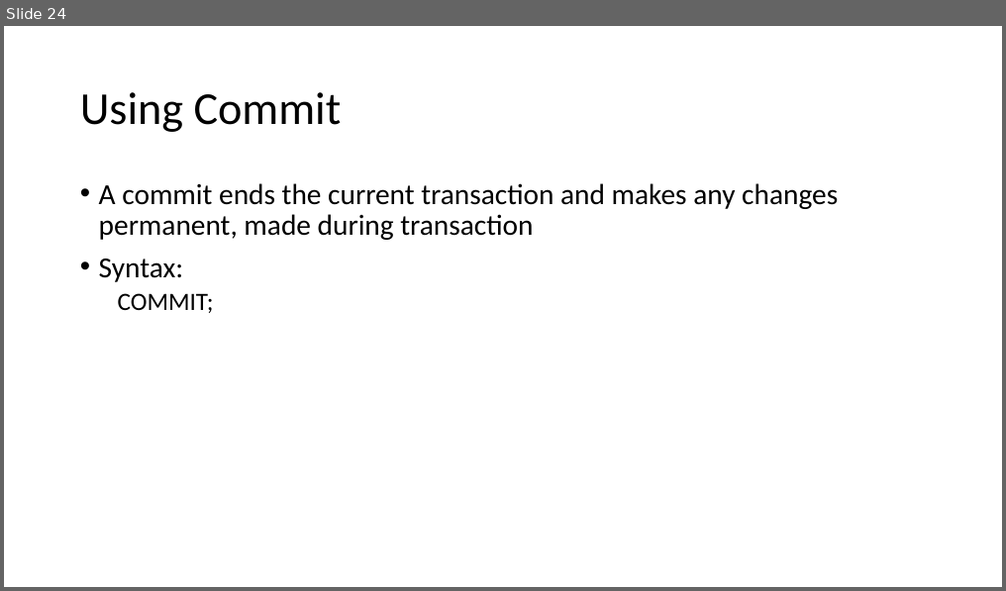
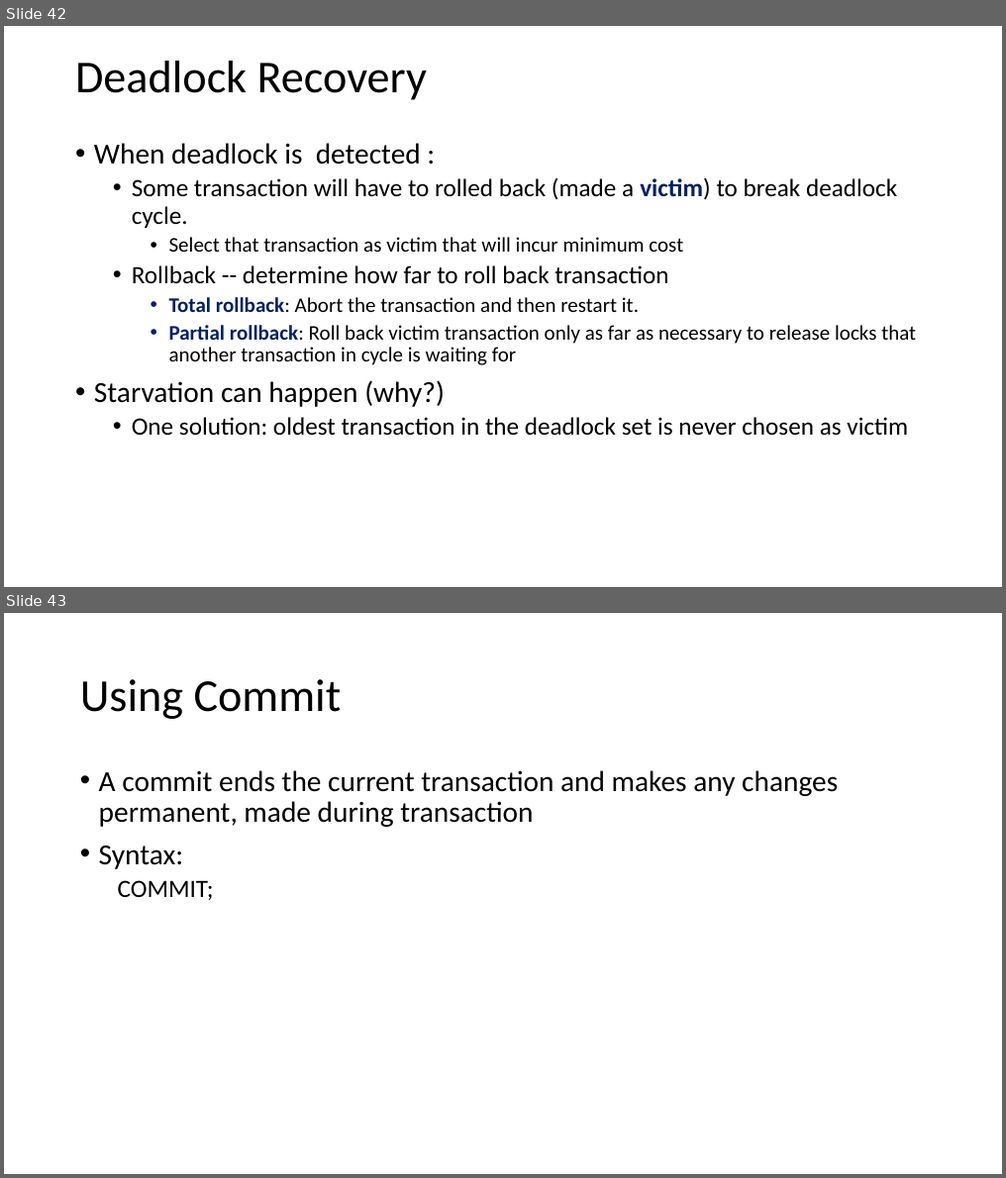
Before and after one commit to rahulgotrekiya/clg-backup, a slide deck: rdbms/SQL Plus/RDBMS_Sem-1/Unit-5/Transaction.pptx. Shown one above the other, each under a label of ours: slide 24 before the commit, slides 42 and 43 after it. The pictures are 1006x591 and 1006x1178 pixels, drawn with LibreOffice and Linux fonts; fonts in the diff are those of the drawing. Boxes give left, top, right and bottom in pixels: in the first picture for what was removed or moved away, otherwise in the second. Text is boxed around its words. In the diff, an @@ line names an element or a change of style, - is before the commit and + after.

```diff
--- a/rdbms/SQL Plus/RDBMS_Sem-1/Unit-5/Transaction.pptx
+++ b/rdbms/SQL Plus/RDBMS_Sem-1/Unit-5/Transaction.pptx
@@ slide 42 added at (4, 26, 1002, 587), background #FFFFFF @@
@@ title added at (75, 61, 427, 100), 44 pt, text #000000 @@
+Deadlock Recovery
@@ text added at (94, 143, 916, 436), 20 pt, text #000000 @@
+• When deadlock is detected :
+  • Some transaction will have to rolled back (made a victim) to break deadlock cycle.
+    • Select that transaction as victim that will incur minimum cost
+  • Rollback -- determine how far to roll back transaction
+    • Total rollback: Abort the transaction and then restart it.
+    • Partial rollback: Roll back victim transaction only as far as necessary to release locks that another transaction in cycle is waiting for
+• Starvation can happen (why?)
+  • One solution: oldest transaction in the deadlock set is never chosen as victim
@@ what was slide 24 is now slide 43 @@
```
Also in this commit, not shown: 25 other slides added, 1 slide removed, 36 other files.
